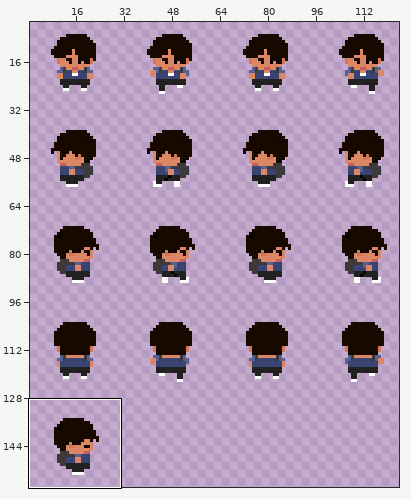
One commit to this sprite sheet: sprites/albert.png. Above, an overview of the earlier version with the close-up marked.
Close-up. Old version:
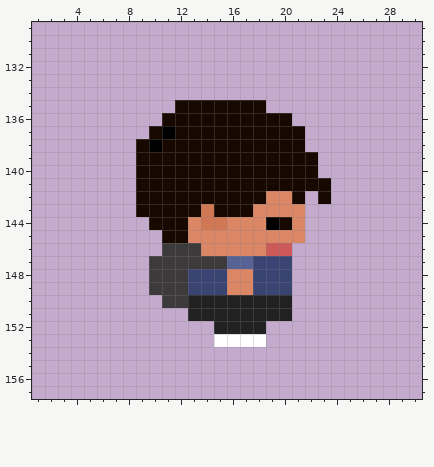
The file is 128x160 pixels. Shown: x 1..30, y 129..157. The wide view leaves out empty margins.
After the commit:
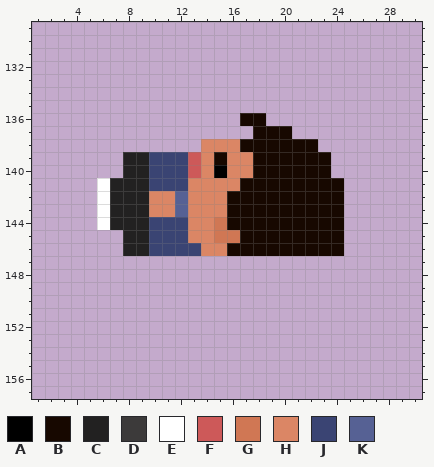
Palette (. is transparent): A #000000  B #170800  C #222121  D #3c3a3a  E #ffffff  F #cd5959  G #d07754  H #db8665  J #3a4473  K #566194
Edits made:
@@ x 1..30 @@
 134 ..............................
-135 ...........BBBBBBB............
-136 ..........BBBBBBBBBB..........
-137 .........BABBBBBBBBBB.........
-138 ........BABBBBBBBBBBB.........
-139 ........BBBBBBBBBBBBBB........
-140 ........BBBBBBBBBBBBBB........
-141 ........BBBBBBBBBBBBBBB.......
-142 ........BBBBBBBBBBHHB.B.......
-143 ........BBBBBGBBBHHHH.........
-144 .........BBBHGGHHHABH.........
-145 ..........BBHHHHHHHHH.........
-146 ..........DDDHHHHHFF..........
-147 .........DDDDDDKKJJJ..........
-148 .........DDDJJJHHJJJ..........
-149 .........DDDJJJHHJJJ..........
-150 ..........DDCCCCCCCC..........
-151 ............CCCCCCCC..........
-152 ..............CCCC............
-153 ..............EEEE............
+135 ..............................
+136 ................BB............
+137 .................BBB..........
+138 .............HHHBBBBBB........
+139 .......CCJJJFHBHHBBBBBB.......
+140 .......CCJJJFHAHHBBBBBB.......
+141 .....ECCCJJJHHHHBBBBBBBB......
+142 .....ECCCHHKHHHBBBBBBBBB......
+143 .....ECCCHHKHHHBBBBBBBBB......
+144 .....ECCCJJJHHGBBBBBBBBB......
+145 .......CCJJJHHGGBBBBBBBB......
+146 .......CCJJJJHHBBBBBBBBB......
+147 ..............................
+148 ..............................
+149 ..............................
+150 ..............................
+151 ..............................
+152 ..............................
+153 ..............................
 154 ..............................
Pixel boxes of the changes (left, top, right, bottom) in both close-ups:
changed: (97, 100, 344, 347)
